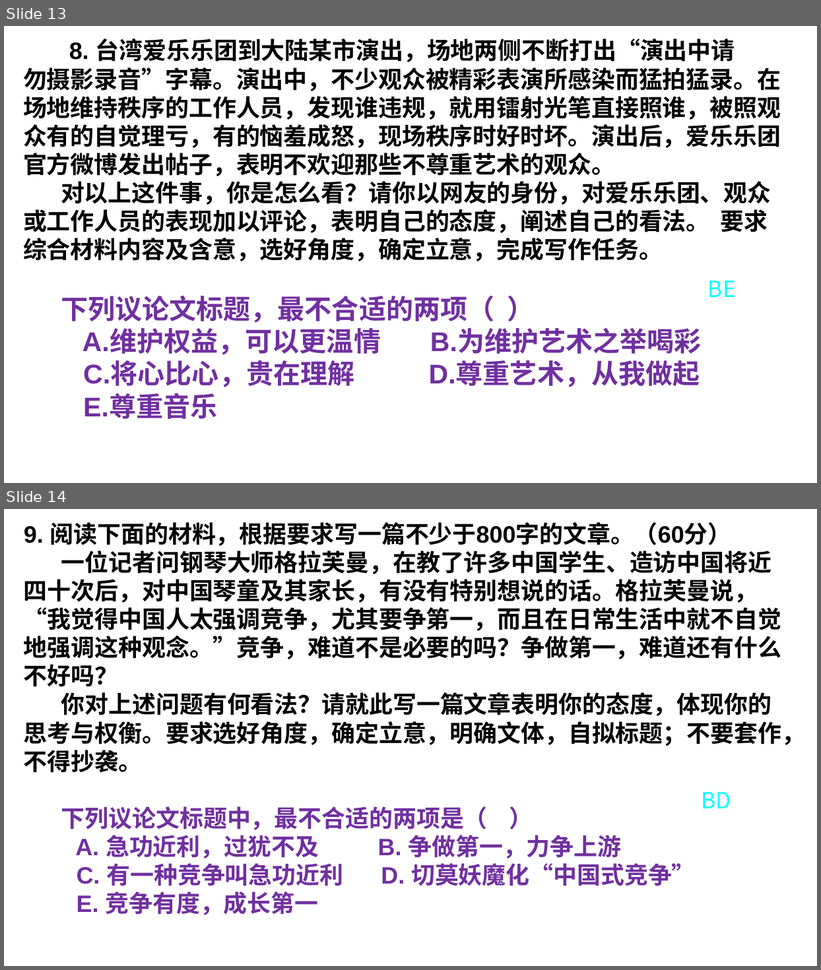
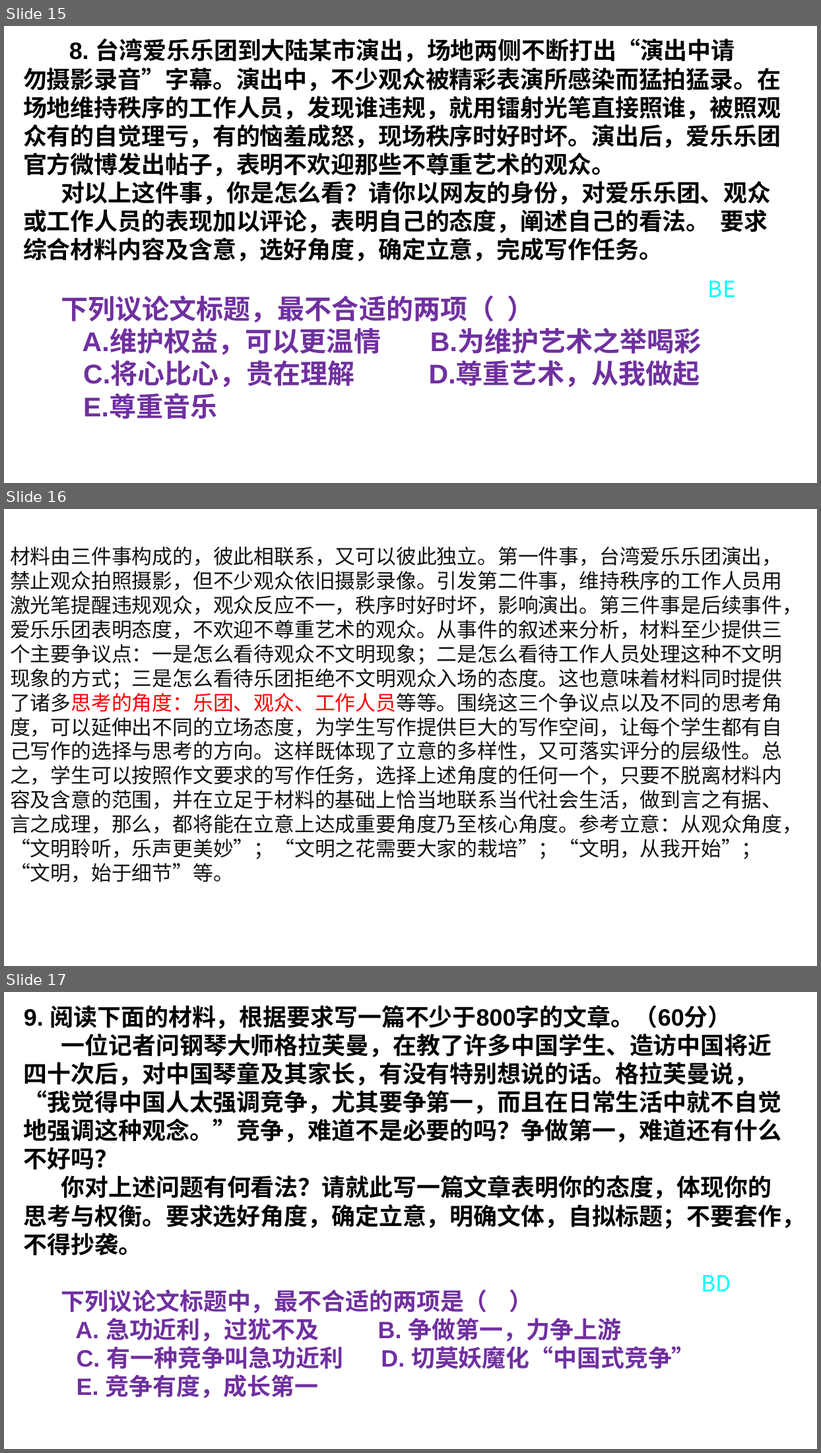
Before and after one commit to saddestboy/yuwen2, a slide deck: 湘语文任务驱动型时评作文拟题立意训练（选择题 ）.pptx. Shown one above the other, each under a label of ours: slides 13 and 14 before the commit, slides 15, 16 and 17 after it. The pictures are 821x970 and 821x1453 pixels, drawn with LibreOffice and Linux fonts; fonts in the diff are those of the drawing; background and template pictures are left out. Boxes give left, top, right and bottom in pixels: in the first picture for what was removed or moved away, otherwise in the second. Text is boxed around its words. In the diff, an @@ line names an element or a change of style, - is before the commit and + after.

```diff
--- a/湘语文任务驱动型时评作文拟题立意训练（选择题 ）.pptx
+++ b/湘语文任务驱动型时评作文拟题立意训练（选择题 ）.pptx
@@ slide 16 added at box(4, 509, 817, 966), background picture (left out) @@
@@ text added at box(10, 547, 803, 883), 24 pt, text #111111 @@
+材料由三件事构成的，彼此相联系，又可以彼此独立。第一件事，台湾爱乐乐团演出，禁止观众拍照摄影，但不少观众依旧摄影录像。引发第二件事，维持秩序的工作人员用激光笔提醒违规观众，观众反应不一，秩序时好时坏，影响演出。第三件事是后续事件，爱乐乐团表明态度，不欢迎不尊重艺术的观众。从事件的叙述来分析，材料至少提供三个主要争议点：一是怎么看待观众不文明现象；二是怎么看待工作人员处理这种不文明现象的方式；三是怎么看待乐团拒绝不文明观众入场的态度。这也意味着材料同时提供了诸多思考的角度：乐团、观众、工作人员等等。围绕这三个争议点以及不同的思考角度，可以延伸出不同的立场态度，为学生写作提供巨大的写作空间，让每个学生都有自己写作的选择与思考的方向。这样既体现了立意的多样性，又可落实评分的层级性。总之，学生可以按照作文要求的写作任务，选择上述角度的任何一个，只要不脱离材料内容及含意的范围，并在立足于材料的基础上恰当地联系当代社会生活，做到言之有据、言之成理，那么，都将能在立意上达成重要角度乃至核心角度。参考立意：从观众角度，“文明聆听，乐声更美妙”；“文明之花需要大家的栽培”；“文明，从我开始”；“文明，始于细节”等。
@@ what was slide 13 is now slide 15 @@
@@ what was slide 14 is now slide 17 @@
```
Also in this commit, not shown: 9 other slides added, 1 other file.
